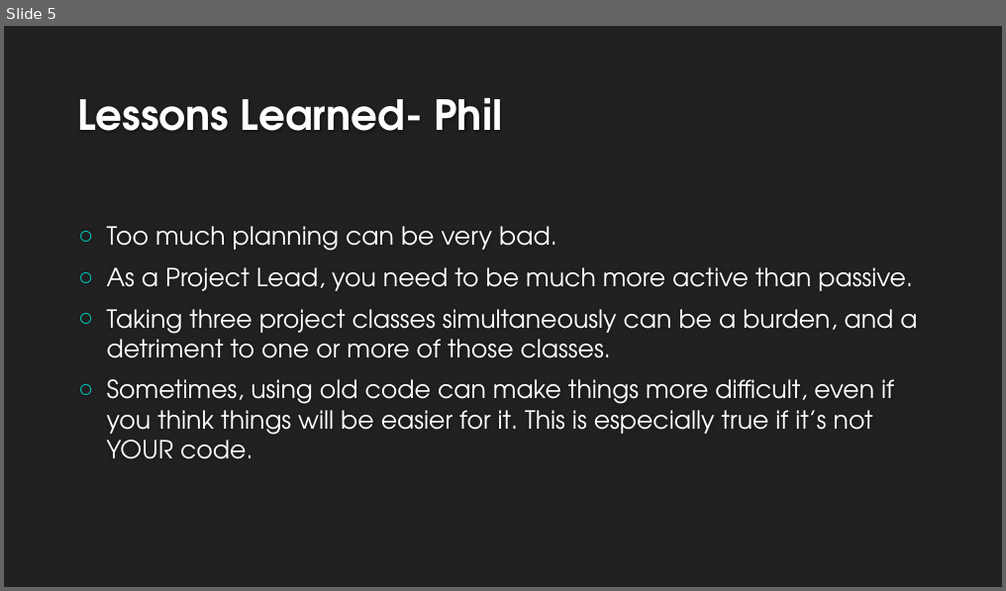
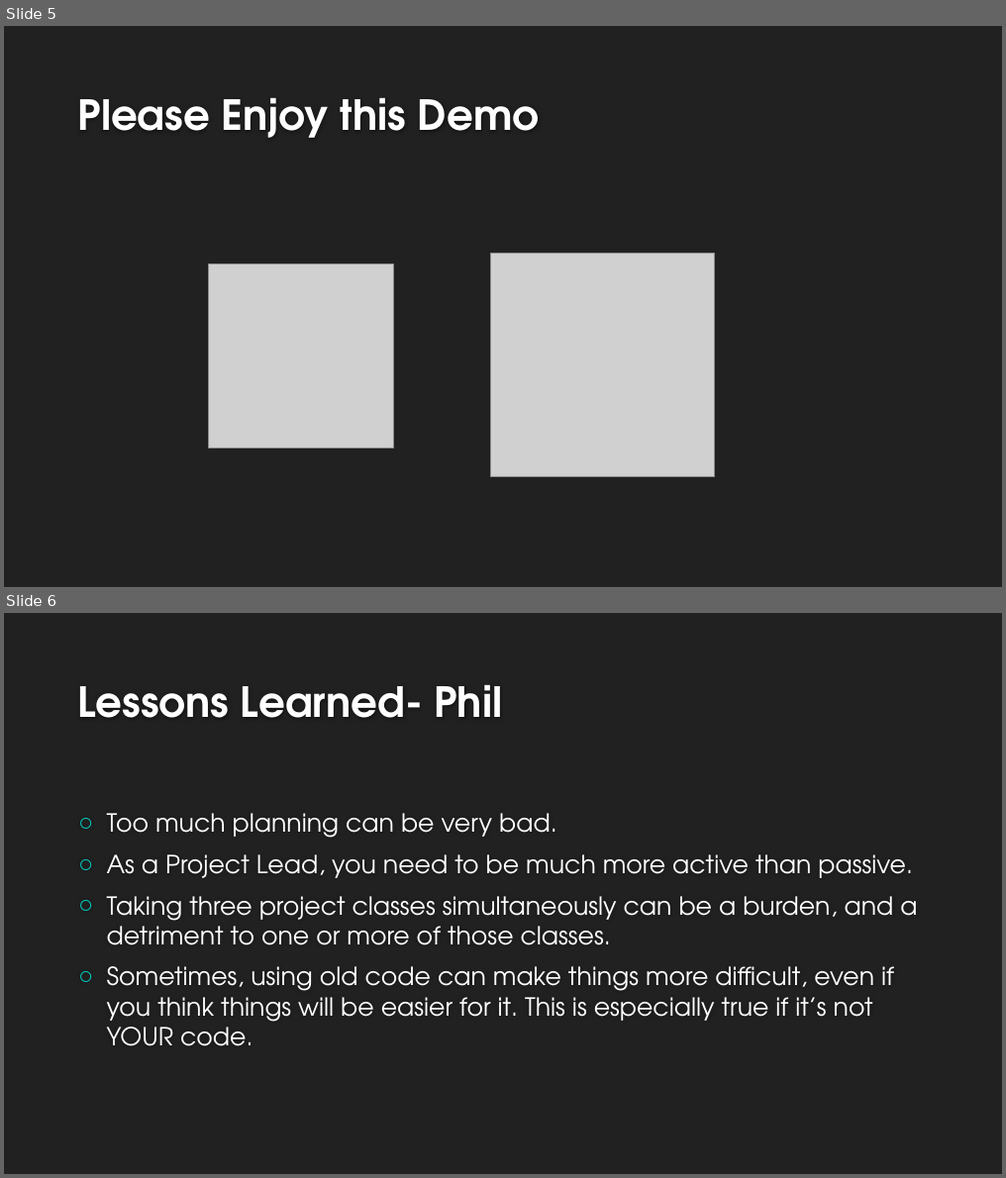
Before and after one commit to killjoy01/SeniorProject, a slide deck: Presentation.ppx.pptx. Shown one above the other, each under a label of ours: slide 5 before the commit, slides 5 and 6 after it. The pictures are 1006x591 and 1006x1178 pixels, drawn with LibreOffice and Linux fonts; fonts in the diff are those of the drawing; grey boxes stand for pictures; background and template pictures are left out. Boxes give left, top, right and bottom in pixels: in the first picture for what was removed or moved away, otherwise in the second. Text is boxed around its words. In the diff, an @@ line names an element or a change of style, - is before the commit and + after.

```diff
--- a/Presentation.ppx.pptx
+++ b/Presentation.ppx.pptx
@@ slide 5 added at [4, 26, 1002, 587], background #212121 @@
@@ title added at [78, 97, 540, 138], 40 pt, text #FEFEFE, bold @@
+Please Enjoy this Demo
@@ picture added at [491, 253, 715, 476] @@
@@ picture added at [208, 264, 393, 448] @@
@@ what was slide 5 is now slide 6 @@
```
Also in this commit, not shown: 2 slides changed, 1 other file.
